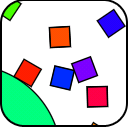
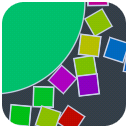
The second 128 x 128 image is a revision of the first. Changes to its layers:
renamed "Layer 0" to "Layer 1", painted on it over <box>0,0,128,127</box>
painted on "Color Fill 1" over <box>0,0,128,127</box>
